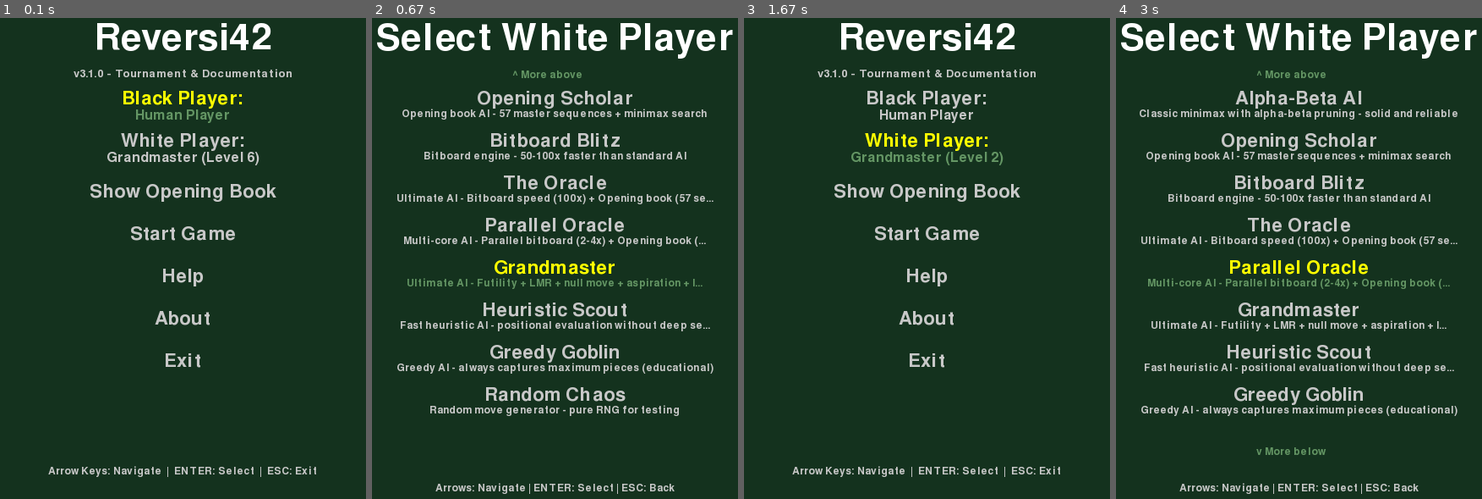
Above: before the commit, frames 1-4 (left to right).
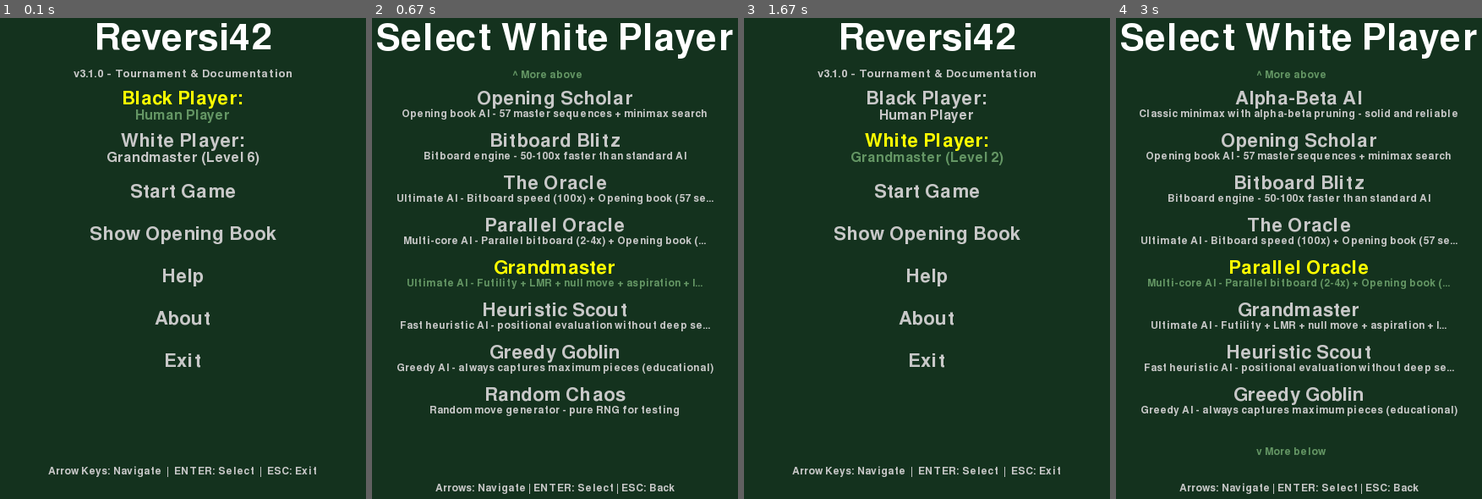
Above: after the commit, the same moments.

Repository: lookee/Reversi42
Game: pygame game, started from src/reversi42.py
Same seed, same stepped clock (60 frames per second), same inputs: the game is played once before the commit and once after it.
Inputs (mouse positions are in pixels of both pictures, inside the frame that each line leads up to):
- Up to frame 1 (0.1 s): no input
- Up to frame 2 (0.67 s): click "White Player:" at 0.38 s
- Up to frame 3 (1.67 s): tap Enter at 0.67 s; click "Level 2" at 1.05 s; type "ann" at 1.33 s
- Up to frame 4 (3 s): tap Enter at 1.67 s; hold Up 1.88-2.35 s; move the mouse to (1302, 282) at 1.92 s; hold Down 2.43-2.73 s; hold Up from 2.77 s (still down)

The runs differ from the first frame. In frame 1, 1.6% of the frame differs, in the area x 24-76%, y 34-48%; in frame 2, nothing differs; in frame 3, 1.6%; in frame 4, nothing differs.

Commit message:
improved menù view pygame reposition upper start game

Diff:
--- a/src/config.py
+++ b/src/config.py
@@ -56,8 +56,8 @@
     MENU_ITEMS = [
         "Black Player",
         "White Player",
+        "Start Game",
         "Show Opening",
-        "Start Game",
         "Help",
         "About",
         "Exit"
